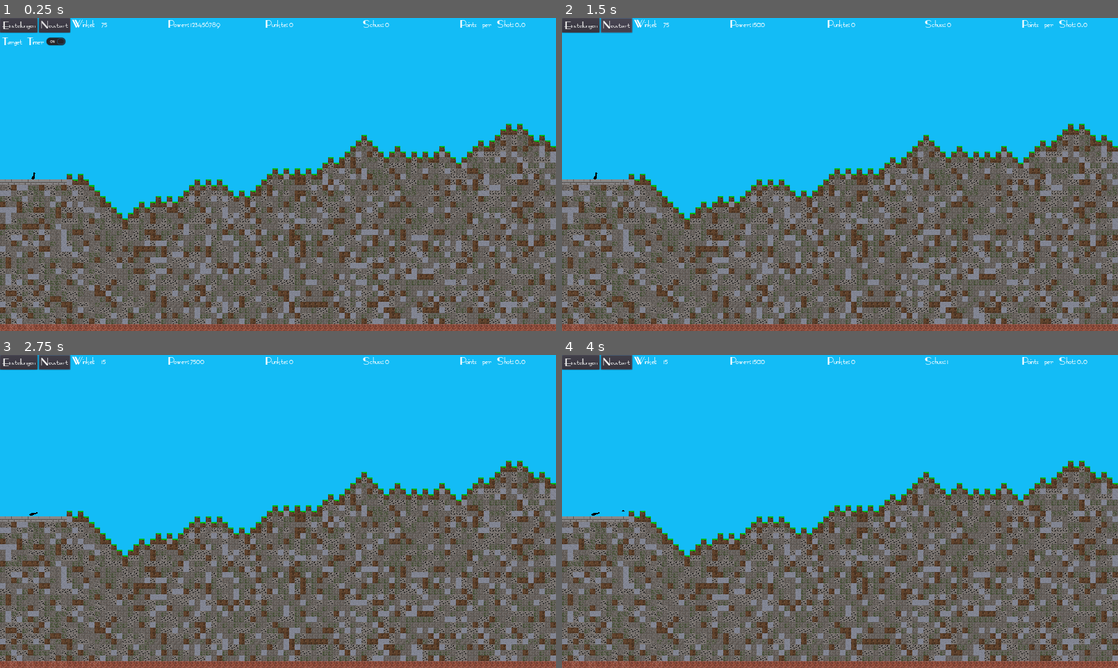
Above: before the commit, frames 1-4 (two rows, left to right).
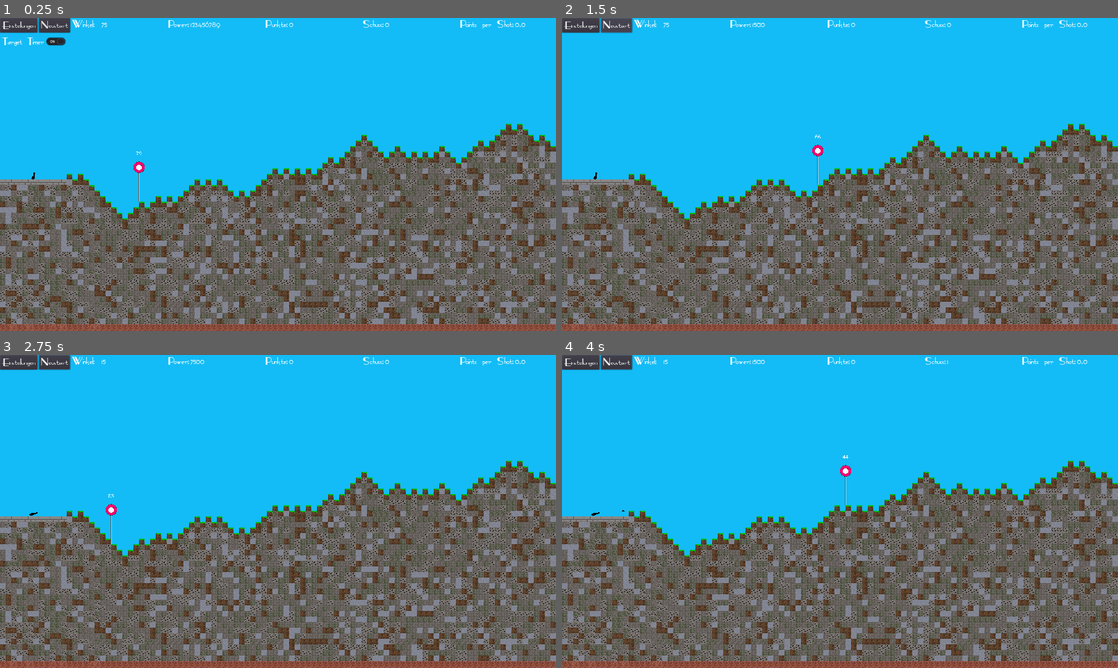
Above: after the commit, the same moments.

Repository: Coding-4Fun/Just4Fun_Mini_Shootergame
Game: Godot game, scene res://MainGame.tscn
Two runs of this game, one before a commit and one after it. Both use one fixed random seed, a clock stepped at 60 frames per second and the inputs below.
Inputs (mouse positions are in pixels of both pictures, inside the frame that each line leads up to):
- Up to frame 1 (0.25 s): no input
- Up to frame 2 (1.5 s): click "Einstellungen" at 0.5 s; click "Neustart" at 1.25 s
- Up to frame 3 (2.75 s): tap Enter at 2 s; move the mouse to (400, 495) at 2.02 s; hold Right (ui_right) from 2.03 s (still down); tap Mouse wheel down (cannon_power_minus) at 2.1 s
- Up to frame 4 (4 s): tap Space (cannon_shoot) at 2.75, 3.6 s; move the mouse to (728, 527) at 2.77 s; release Right (ui_right) at 2.78 s; hold Down (ui_down) 2.78-3.53 s; tap Mouse wheel up (cannon_power_plus) at 2.85 s; move the mouse to (895, 442) at 3.52 s; hold Right (ui_right) from 3.53 s (still down)

The runs differ from the first frame. In frame 1, less than 0.1% of the frame differs, in the area x 24-26%, y 42-59%; in frame 2, less than 0.1%; in frame 3, less than 0.1%, in the area x 19-21%, y 44-61%; in frame 4, less than 0.1%.
Error before the commit: Invalid get index '97' (on base: 'PoolVector2Array'). (res://MainGame.gd:79)
Error after the commit: Invalid get index '0' (on base: 'PoolVector2Array'). (res://MainGame.gd:141)

Commit message:
Refac: func add_DummyTarget ===: Angepasst an Tilemap Coordinaten

Diff:
--- a/MainGame.gd
+++ b/MainGame.gd
@@ -27,6 +27,7 @@
 
 onready var UIMain = $InGameUI
 onready var line = $TrajectoryLine
+onready var Map = $TerrainMap
 
 var Explosion = preload("res://CannonBall/Explosion.tscn")
 var Dummy = preload("res://DummyTarget/DummyTarget.tscn")
@@ -45,7 +46,7 @@
 	if (tmp) != OK:
 		print("Connect MainGame::_ready() -> Connect to CannonReset Fehlgeschlagen: %s" % tmp)
 
-	$TerrainMap.generate_world_tilemap_base()
+	Map.generate_world_tilemap_base()
 #	$Chunk.generate_world_block_base()
 
 
@@ -53,15 +54,15 @@
 #	cannonLeft.position = TerrainLine.points[0]
 #	cannonLeft.position.x = TerrainLine.castlewidth / 2
 	if pos == Vector2.INF:
-		var p = $TerrainMap.plattform[ceil($TerrainMap.plattform.size()/2)]
-		cannonLeft.position = $TerrainMap.map_to_world(p)
+		var p = Map.plattform[ceil($TerrainMap.plattform.size()/2)]
+		cannonLeft.position = Map.map_to_world(p)
 #		cannonLeft.position.x = Chunk.castlewidth / 2
 		PlayerLeft.add_child(cannonLeft)
 	else:
 		cannonLeft.position = pos
 
 
-func add_DummyTarget():
+func add_DummyTarget_to_Line():
 	if Chunk.points.size() < 5:
 #	if TerrainLine.points.size() < 5:
 		pass
@@ -87,9 +88,31 @@
 	call_deferred("add_child", target)
 
 
+func add_DummyTarget():
+	randomize()
+
+	var rand = ceil(rand_range(Map.mod, Map.world_tiles_x))
+	var tiles = Map.get_used_cells_by_id(0)
+
+	var randtile = ceil(rand_range(0, tiles.size()-1))
+
+	target = Dummy.instance()
+	var tile_coord = tiles[ceil(randtile)]
+	var posi = Map.map_to_world(tile_coord)
+	target.position = posi
+	target.score += int(randtile)
+#	target.get_transform().scaled(Vector2(1,1))
+	target.autoDespawn = Config.config_data["Game"]["DummyTarget"]["TimerEnabled"]
+
+	if !target.is_connected("Hit", self, "_on_Dummy_Hited"):
+		target.connect("Hit", self, "_on_Dummy_Hited")
+
+	call_deferred("add_child", target)
+
+
 func _on_MainGame_ready() -> void:
 	add_cannon_left()
-#	add_DummyTarget()
+	add_DummyTarget()
 	pass
 
 
